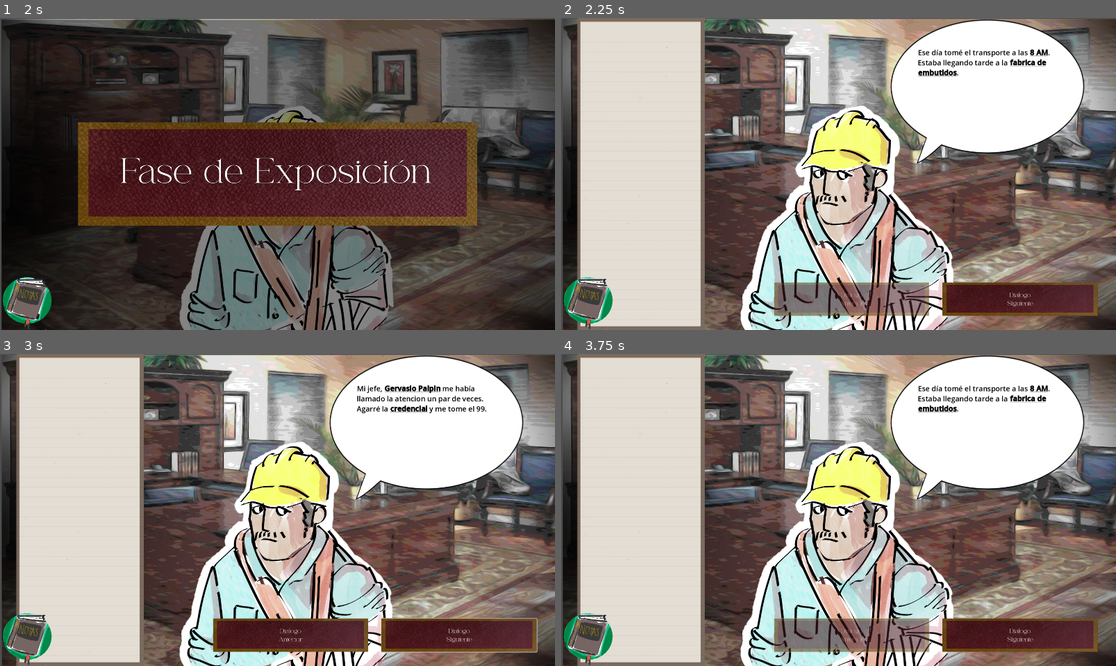
Above: before the commit, frames 1-4 (two rows, left to right).
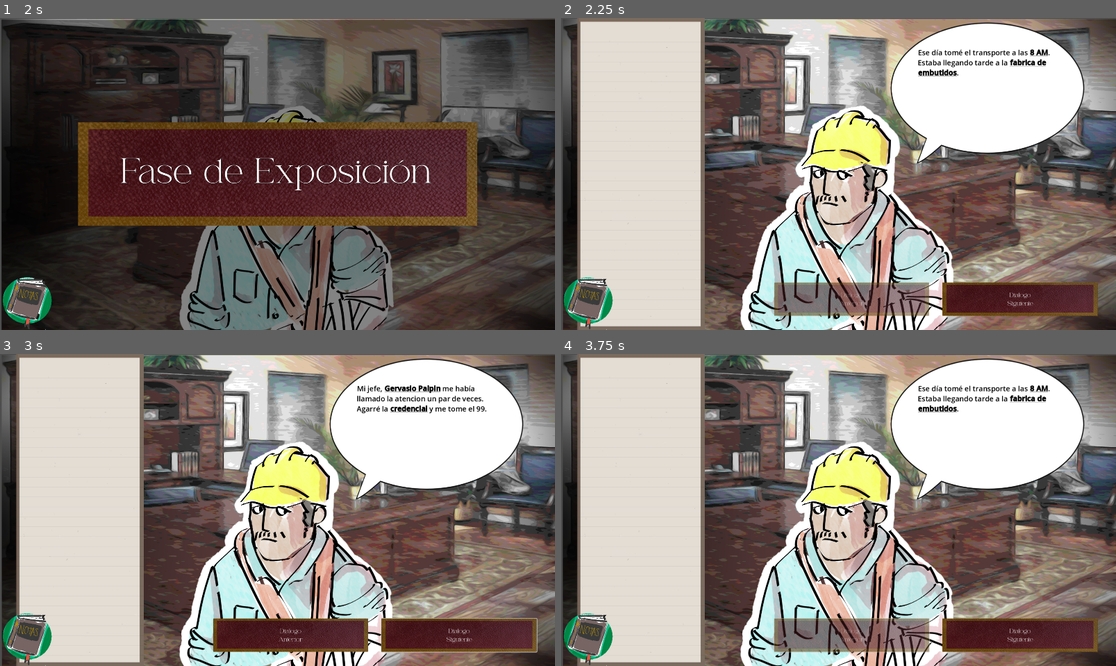
Above: after the commit, the same moments.

Repository: lena-agrimensora/maria-tapias
Game: Godot game, scene res://scenes/exposition_phase.tscn
Same seed, same stepped clock (60 frames per second), same inputs: the game is played once before the commit and once after it.
Inputs (mouse positions are in pixels of both pictures, inside the frame that each line leads up to):
- Up to frame 1 (2 s): click (33, 308) at 0.5 s; click (33, 308) at 1.25 s
- Up to frame 2 (2.25 s): click (594, 308) at 2 s
- Up to frame 3 (3 s): click "Dialogo Siguiente" at 2.75 s
- Up to frame 4 (3.75 s): click "Dialogo Anterior" at 3.5 s

Frame 1 is identical in both runs. In frame 2, 0.8% of the frame differs, in the area x 59-95%, y 0-47%; in frame 3, 0.8%; in frame 4, 0.8%.

Commit message:
Buttons anchors fix

Diff:
--- a/dialogues/all_dialogues.json
+++ b/dialogues/all_dialogues.json
@@ -4,19 +4,35 @@
 			"id": "pepe_1",
 			"character": "Pepe",
 			"display_text": "Ese día tomé el transporte a las [b][url=horario_trasporte]8 AM[/url][/b]. Estaba llegando tarde a la [b][url=lugar_trabajo]fabrica de embutidos[/url][/b].",
-			"hint_ids": ["horario_trasporte", "lugar_trabajo"]
+			"hint_ids": [
+				"horario_trasporte",
+				"lugar_trabajo"
+			]
 		},
 		{
 			"id": "pepe_2",
-			"character":"Pepe",
+			"character": "Pepe",
 			"display_text": "Mi jefe, [b][url=jefe_pepe]Gervasio Palpin[/url][/b] me había llamado la atencion un par de veces. Agarré la [b][url=credencial_trabajo]credencial[/url][/b] y me tome el 99.",
-			"hint_ids":["jefe_pepe","credencial_trabajo"]
+			"hint_ids": [
+				"jefe_pepe",
+				"credencial_trabajo"
+			]
 		},
 		{
 			"id": "pepe_3",
-			"character":"Pepe",
+			"character": "Pepe",
 			"display_text": "El viaje venia tranquilo pero a la altura de Segurola y Juan B justo sentimos[b][url=golpe_colectivo] un golpe contra el colectivo[/url][/b].",
-			"hint_ids":["golpe_colectivo"]
+			"hint_ids": [
+				"golpe_colectivo"
+			]
 		},
+		{
+			"id": "pepe_4",
+			"character": "Pepe",
+			"display_text": "Me golpee la [b][url=golpe_cabeza] CABEZA [/url][/b].",
+			"hint_ids": [
+				"golpe_cabeza"
+			]
+		}
 	]
 }
--- /dev/null
+++ b/dialogues/all_evidences.json
@@ -0,0 +1,9 @@
+{
+	"evidences": [
+		{
+			"id": "ev_pepe_1",
+			"title": "Mensaje de texto",
+			"description": "'...Estoy en la fabrica'"
+		},
+	]
+}
--- a/dialogues/all_hints.json
+++ b/dialogues/all_hints.json
@@ -25,5 +25,10 @@
 			"display_value":"Golpe de colectivo",
 			"tooltip": "Pepe sintió un fuerte golpe en el colectivo, a 30 minutos de haberse subido, aproximadamente 8:30hs",
 		},
+		{
+			"id":"golpe_cabeza",
+			"display_value":"Golpe en la cabeza",
+			"tooltip": "traumatismo de craneo"
+		}
 	]
 }
--- /dev/null
+++ b/dialogues/all_npc_answers.json
@@ -0,0 +1,14 @@
+{
+	"NPC_Answers":
+	[
+		{
+			"Pepe": [
+				{
+					"id": "ans_pepe_1",
+					"display_text": "Estaba laburando como todo argentino de bien",
+					"evidence": "ev_pepe_1"
+				}
+			]
+		}
+	]
+}
--- /dev/null
+++ b/dialogues/all_player_questions.json
@@ -0,0 +1,10 @@
+{
+	"player_questions": [
+		{
+			"id": "q_pepe_1",
+			"character": "Pepe",
+			"display_text": "Donde estabas a las 9 am?",
+			"answer_id": "ans_pepe_1"
+		}
+	]
+}
--- a/project.godot
+++ b/project.godot
@@ -23,7 +23,6 @@
 
 window/size/viewport_width=1920
 window/size/viewport_height=1080
-window/size/resizable=false
 
 [file_customization]
 
--- a/scenes/globo-dialogo.tscn
+++ b/scenes/globo-dialogo.tscn
@@ -9,12 +9,14 @@
 [node name="TextureRect" type="TextureRect" parent="."]
 anchors_preset = -1
 anchor_left = 0.588
+anchor_top = 0.006
 anchor_right = 0.94900006
 anchor_bottom = 0.47100002
 offset_left = 0.040039063
-offset_top = -4.000002
+offset_top = 0.52000093
 offset_right = 2641.292
-offset_bottom = 1952.0646
+offset_bottom = 1910.2142
+grow_horizontal = 0
 scale = Vector2(0.20813516, 0.20813516)
 texture = ExtResource("2_7sxj0")
 
--- a/scenes/interrogation_phase.tscn
+++ b/scenes/interrogation_phase.tscn
@@ -1,6 +1,7 @@
-[gd_scene load_steps=6 format=3 uid="uid://bm5d8yf34b61k"]
+[gd_scene load_steps=7 format=3 uid="uid://bm5d8yf34b61k"]
 
 [ext_resource type="Script" uid="uid://cxkrd0y8ajxoh" path="res://scripts/game_manager.gd" id="1_o8ctr"]
+[ext_resource type="Script" uid="uid://bhfnsmhlq4iik" path="res://scenes/qa_manager.gd" id="2_2ilrk"]
 [ext_resource type="Texture2D" uid="uid://dbyhwg5e3s4q2" path="res://assets/mock_oficina.png" id="3_5xsd8"]
 [ext_resource type="Texture2D" uid="uid://d1o4n6bmi5yxi" path="res://assets/trabajador.png" id="4_ksv34"]
 [ext_resource type="PackedScene" uid="uid://dekjs3wsbsvu0" path="res://scenes/phase_container.tscn" id="7_hdqay"]
@@ -10,6 +11,9 @@
 
 [node name="GameManager" type="Node" parent="."]
 script = ExtResource("1_o8ctr")
+
+[node name="Q&AManager" type="Node" parent="."]
+script = ExtResource("2_2ilrk")
 
 [node name="MockOficina" type="Sprite2D" parent="."]
 position = Vector2(966, 544)
--- a/scenes/next_button.tscn
+++ b/scenes/next_button.tscn
@@ -9,18 +9,21 @@
 anchor_left = 0.68700004
 anchor_top = 0.84800005
 anchor_right = 0.96700007
-anchor_bottom = 0.93700004
+anchor_bottom = 0.95500004
 offset_left = 0.95996094
 offset_top = 0.15997314
 offset_right = 0.35986328
-offset_bottom = 19.039978
+offset_bottom = -0.4000244
 script = ExtResource("1_ymm3l")
 button_type = "Next"
 
 [node name="TextureRect" type="TextureRect" parent="."]
-layout_mode = 0
-offset_right = 1381.0
-offset_bottom = 357.0
+layout_mode = 1
+anchors_preset = -1
+anchor_right = 0.9990001
+anchor_bottom = 0.99300003
+offset_right = 844.537
+offset_bottom = 242.805
 scale = Vector2(0.38835084, 0.3199988)
 texture = ExtResource("1_go7sm")
 
--- a/scenes/phase_container.tscn
+++ b/scenes/phase_container.tscn
@@ -41,5 +41,4 @@
 theme_override_constants/shadow_outline_size = 1
 theme_override_fonts/font = ExtResource("2_ygptp")
 theme_override_font_sizes/font_size = 90
-text = "Fase de Exposición"
 horizontal_alignment = 1
--- a/scenes/previous_button.tscn
+++ b/scenes/previous_button.tscn
@@ -8,19 +8,22 @@
 anchors_preset = -1
 anchor_left = 0.384
 anchor_top = 0.84800005
-anchor_right = 0.65300006
+anchor_right = 0.66400003
 anchor_bottom = 0.95500004
 offset_left = -0.2800293
 offset_top = 0.15997314
-offset_right = 20.239868
+offset_right = -0.88012695
 offset_bottom = -0.4000244
 script = ExtResource("1_5op7x")
 button_type = "Previous"
 
 [node name="TextureRect" type="TextureRect" parent="."]
-layout_mode = 0
-offset_right = 1381.0
-offset_bottom = 357.0
+layout_mode = 1
+anchors_preset = -1
+anchor_right = 1.0
+anchor_bottom = 0.99300003
+offset_right = 844.0
+offset_bottom = 242.805
 scale = Vector2(0.38835084, 0.3199988)
 texture = ExtResource("2_qbsj1")
 
--- /dev/null
+++ b/scenes/qa_manager.gd
@@ -0,0 +1,6 @@
+extends Node
+class_name QAManager
+
+@export var character_name: String
+
+#TODO: cargar todas las preguntas y respuestas para un personaje
--- a/scripts/dialogue_loader.gd
+++ b/scripts/dialogue_loader.gd
@@ -3,12 +3,22 @@
 
 var all_dialogues: Array = []
 var all_hints: Array = []
+var all_evidences: Array = []
+var all_player_questions: Array = []
+var all_npc_answers: Array
+
 @export var dialogues_file_path : String = "res://dialogues/all_dialogues.json"
 @export var hints_file_path: String = "res://dialogues/all_hints.json"
+@export var evidences_file_path: String = "res://dialogues/all_evidences.json"
+@export var player_questions_file_path: String = "res://dialogues/all_player_questions.json"
+@export var npc_answers_file_path: String = "res://dialogues/all_npc_answers.json"
 
 func _ready() -> void:
 	load_dialogues()
 	load_hints()
+	load_evidences()
+	load_player_questions()
+
 
 func load_dialogues():
 	var file = FileAccess.open(dialogues_file_path, FileAccess.READ)
@@ -46,3 +56,60 @@
 		print("Error al abrir el archivo de pistas")
 		pass
 	pass
+
+func load_evidences():
+	var file = FileAccess.open(evidences_file_path, FileAccess.READ)
+	if file:
+		var json_data = file.get_as_text()
+		var json = JSON.new()
+		var data = json.parse(json_data)
+		if data == OK:
+			#TODO: no solo pushear las hints, crear un Dialogue con cada uno y LUEGO pushear
+			all_evidences = json.get_data()["evidences"]
+			print("-----Listo. Evidencias: ", all_evidences)
+			pass
+		else:
+			print("MMM:", json.get_error_message())
+			pass
+	else:
+		print("Error al abrir el archivo de pistas")
+		pass
+	pass
+
+func load_player_questions():
+	var file = FileAccess.open(player_questions_file_path, FileAccess.READ)
+	if file:
+		var json_data = file.get_as_text()
+		var json = JSON.new()
+		var data = json.parse(json_data)
+		if data == OK:
+			#TODO: no solo pushear las hints, crear un Dialogue con cada uno y LUEGO pushear
+			all_evidences = json.get_data()["player_questions"]
+			print("-----Listo. Preguntas jugador: ", all_player_questions)
+			pass
+		else:
+			print("MMM:", json.get_error_message())
+			pass
+	else:
+		print("Error al abrir el archivo de pistas")
+		pass
+	pass
+
+func load_npc_answers():
+	var file = FileAccess.open(npc_answers_file_path, FileAccess.READ)
+	if file:
+		var json_data = file.get_as_text()
+		var json = JSON.new()
+		var data = json.parse(json_data)
+		if data == OK:
+			#TODO: no solo pushear las hints, crear un Dialogue con cada uno y LUEGO pushear
+			all_evidences = json.get_data()["NPC_Answers"]
+			print("-----Listo. Respuestas NPCs: ", all_npc_answers)
+			pass
+		else:
+			print("MMM:", json.get_error_message())
+			pass
+	else:
+		print("Error al abrir el archivo de pistas")
+		pass
+	pass
--- a/scripts/next_phase.gd
+++ b/scripts/next_phase.gd
@@ -7,4 +7,5 @@
 func _on_pressed() -> void:
 	notes_panel.get_parent().remove_child(notes_panel)
 	get_tree().root.add_child(notes_panel)
+	notes_panel.visible = false
 	get_tree().change_scene_to_file(interrogation_scene)
Not shown, added: scenes/qa_manager.gd.uid
